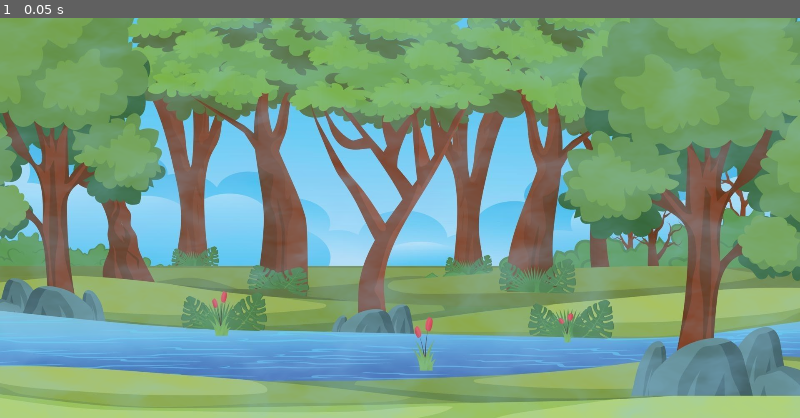
Above: before the commit, frame 1.
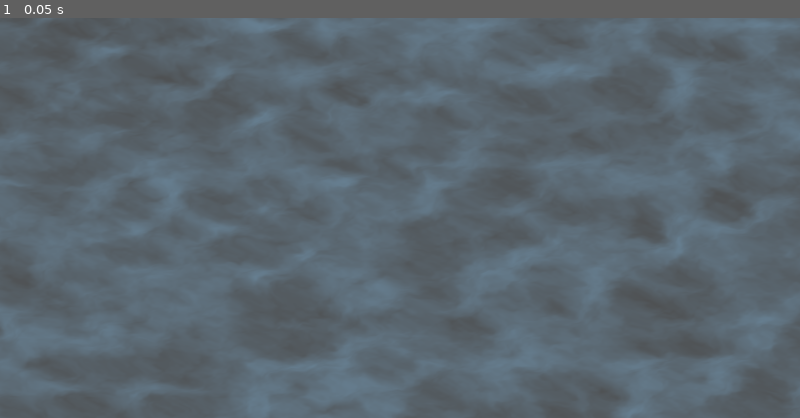
Above: after the commit, the same moment.

Repository: ferdinandiz/ComputacaoGrafica-Aula06
Game: Godot game, scene res://Node2D.tscn
The game is run twice, just before and just after one commit, with the same random seed, the same clock (stepped at 60 frames per second) and the same inputs. The engine's default icon, where the game draws it, is replaced by a stand-in: a white triangle on a blue panel in a dark square.
Inputs:
- Up to frame 1 (0.05 s): no input

The runs differ from the first frame. In frame 1, 95% of the frame differs, in the area x 0-100%, y 0-100%.

Commit message:
Nome do Projeto

Diff:
--- a/Node2D.tscn
+++ b/Node2D.tscn
@@ -12,6 +12,7 @@
 [node name="Node2D" type="Node2D"]
 
 [node name="Sprite" type="Sprite" parent="."]
+visible = false
 position = Vector2( 960, 480 )
 texture = ExtResource( 1 )
 
--- a/project.godot
+++ b/project.godot
@@ -10,7 +10,7 @@
 
 [application]
 
-config/name="ComputacaoGrafica-Aula06"
+config/name="Computação Gráfica - Aula 06"
 run/main_scene="res://Node2D.tscn"
 config/icon="res://icon.png"
 
